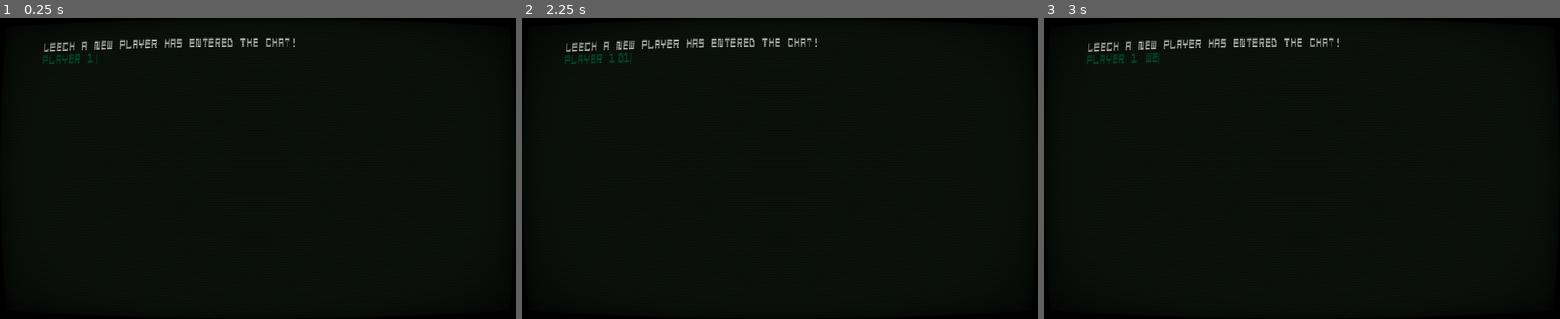
Above: before the commit, frames 1-3 (left to right).
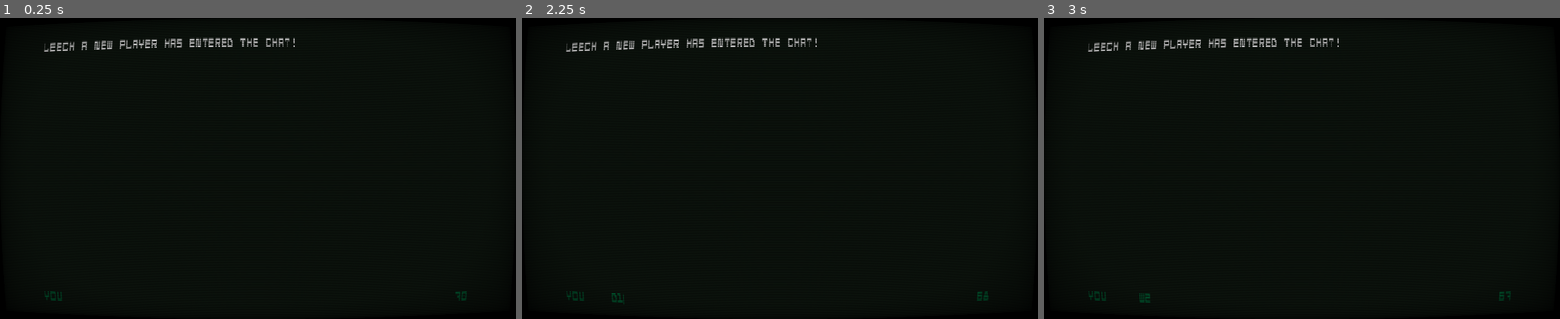
Above: after the commit, the same moments.

Repository: dvbeelen/LEECH
Game: Godot game, scene res://leechat/LEECHat.tscn
Two runs of this game, one before a commit and one after it. Both use one fixed random seed, a clock stepped at 60 frames per second and the inputs below. This scene is started directly instead of the project's main scene.
Inputs (mouse positions are in pixels of both pictures, inside the frame that each line leads up to):
- Up to frame 1 (0.25 s): no input
- Up to frame 2 (2.25 s): tap Enter (enter) at 0.5, 0.6, 1.35, 2 s; move the mouse to (893, 153) at 0.52 s; hold D (move_right) 0.53-1.28 s; tap Space at 1.25 s; move the mouse to (676, 183) at 1.27 s; hold S (move_backward) 1.28-2.03 s; move the mouse to (831, 102) at 2.02 s; hold D (move_right) from 2.03 s (still down); tap 1 (frame_1) at 2.1 s
- Up to frame 3 (3 s): tap Enter (enter) at 2.3 s; tap Space at 2.75 s; move the mouse to (1276, 228) at 2.77 s; release D (move_right) at 2.78 s; hold W (move_forward) from 2.78 s (still down); tap 2 (frame_2) at 2.85 s

The runs differ from the first frame. In frame 1, 0.2% of the frame differs, in the area x 8-91%, y 7-95%; in frame 2, 0.2%; in frame 3, 0.2%.

Commit message:
added maximum characters for chat

Diff:
--- a/Global.gd
+++ b/Global.gd
@@ -11,6 +11,7 @@
 var playerName = "Player 1"
 var playerColor = ''
 var roomName = "1"
+var maxCharactersForChat = 70
 
 var root
 var scene
--- a/leechat/LEECHat.gd
+++ b/leechat/LEECHat.gd
@@ -5,10 +5,14 @@
 var client = WebSocketClient.new()
 onready var chatLog = $boxContainer/chatLog
 onready var writeLine = $boxContainer/HBoxContainer/writeLine
-onready var nameLabel = $boxContainer/HBoxContainer/Label
+onready var nameLabel = $boxContainer/HBoxContainer/playerName
+onready var characterCount = $boxContainer/HBoxContainer/characterCount
+var enteredTextSize = 0
 
 func _ready():
-	nameLabel.text = "[" + Global.playerName + "]"
+	chatLog.get_child(0).rect_scale.x = 0
+	characterCount.text = String(Global.maxCharactersForChat)
+	writeLine.max_length = Global.maxCharactersForChat
 	writeLine.grab_focus()
 	client.connect("connection_closed", self, "closeConn")
 	client.connect("connection_error", self, "errConn")
@@ -48,6 +52,7 @@
 
 func send(payload):
 	client.get_peer(1).put_packet(JSON.print(payload).to_utf8())
+	characterCount.text = String(Global.maxCharactersForChat)
 
 func chatLogPrint(username, text):
 	var textcolor = Global.playerColor
@@ -59,3 +64,9 @@
 		chatLog.bbcode_text += '[' + username + ']: '
 	chatLog.bbcode_text += text
 	chatLog.bbcode_text += '[/color]'
+
+
+func _on_writeLine_text_changed(new_text):
+	var charLeft = int(characterCount.text)
+	charLeft -= 1
+	characterCount.text = String(charLeft)
--- a/leechat/LEECHat.tscn
+++ b/leechat/LEECHat.tscn
@@ -6,6 +6,21 @@
 
 [sub_resource type="StyleBoxFlat" id=1]
 bg_color = Color( 0.0627451, 0.0980392, 0.0666667, 1 )
+
+[sub_resource type="StyleBoxFlat" id=8]
+bg_color = Color( 0.00392157, 0.427451, 0.231373, 1 )
+
+[sub_resource type="Theme" id=9]
+VScrollBar/icons/decrement = null
+VScrollBar/icons/decrement_highlight = null
+VScrollBar/icons/increment = null
+VScrollBar/icons/increment_highlight = null
+VScrollBar/styles/ = SubResource( 8 )
+VScrollBar/styles/grabber = null
+VScrollBar/styles/grabber_highlight = null
+VScrollBar/styles/grabber_pressed = null
+VScrollBar/styles/scroll = null
+VScrollBar/styles/scroll_focus = null
 
 [sub_resource type="DynamicFont" id=2]
 font_data = ExtResource( 2 )
@@ -18,6 +33,9 @@
 [sub_resource type="StyleBoxEmpty" id=5]
 
 [sub_resource type="DynamicFont" id=6]
+font_data = ExtResource( 2 )
+
+[sub_resource type="DynamicFont" id=7]
 font_data = ExtResource( 2 )
 
 [node name="LEECHat" type="Control"]
@@ -37,34 +55,42 @@
 margin_right = 944.0
 margin_bottom = 600.0
 rect_min_size = Vector2( 864, 560 )
+custom_constants/separation = 16
 __meta__ = {
 "_edit_use_anchors_": false
 }
 
 [node name="chatLog" type="RichTextLabel" parent="boxContainer"]
 margin_right = 864.0
-margin_bottom = 23.0
+margin_bottom = 500.0
+rect_min_size = Vector2( 864, 500 )
+theme = SubResource( 9 )
 custom_fonts/normal_font = SubResource( 2 )
 bbcode_enabled = true
 bbcode_text = "\"LEECH\" \"A new player has entered the chat!\""
 text = "\"LEECH\" \"A new player has entered the chat!\""
-fit_content_height = true
 scroll_following = true
 
 [node name="HBoxContainer" type="HBoxContainer" parent="boxContainer"]
-margin_top = 27.0
+margin_top = 516.0
 margin_right = 864.0
-margin_bottom = 49.0
+margin_bottom = 538.0
+custom_constants/separation = 16
 
-[node name="Label" type="Label" parent="boxContainer/HBoxContainer"]
+[node name="playerName" type="Label" parent="boxContainer/HBoxContainer"]
+margin_right = 75.0
 margin_bottom = 22.0
+rect_min_size = Vector2( 75, 0 )
 custom_fonts/font = SubResource( 3 )
 custom_colors/font_color = Color( 0.00392157, 0.427451, 0.231373, 1 )
+text = "you"
+clip_text = true
 
 [node name="writeLine" type="LineEdit" parent="boxContainer/HBoxContainer"]
-margin_left = 4.0
-margin_right = 172.0
+margin_left = 91.0
+margin_right = 816.0
 margin_bottom = 22.0
+rect_min_size = Vector2( 725, 0 )
 custom_styles/focus = SubResource( 4 )
 custom_styles/normal = SubResource( 5 )
 custom_fonts/font = SubResource( 6 )
@@ -73,12 +99,21 @@
 max_length = 30
 caret_blink = true
 
+[node name="characterCount" type="Label" parent="boxContainer/HBoxContainer"]
+margin_left = 832.0
+margin_right = 832.0
+margin_bottom = 22.0
+custom_fonts/font = SubResource( 7 )
+custom_colors/font_color = Color( 0.00392157, 0.427451, 0.231373, 1 )
+
 [node name="CanvasLayer" type="CanvasLayer" parent="."]
 
 [node name="ColorRect" type="ColorRect" parent="CanvasLayer"]
 material = ExtResource( 3 )
 margin_right = 1024.0
 margin_bottom = 600.0
+mouse_filter = 2
 __meta__ = {
 "_edit_use_anchors_": false
 }
+[connection signal="text_changed" from="boxContainer/HBoxContainer/writeLine" to="." method="_on_writeLine_text_changed"]
--- a/leechat/intro/GameStart.gd
+++ b/leechat/intro/GameStart.gd
@@ -28,25 +28,31 @@
 		writeLine.clear()
 
 func chatLogPrint(username, text):
+#	Setting playername for the first time
 	if !playerNameSet && Global.playerName == 'Player 1':
 		print('setting player name')
 		Global.playerName = text
 		nameLabel = Global.playerName
 		chatLog.text = "LEECH so your name is " + Global.playerName + "? Yes or No?"
 		return
+#	Confirming with player that given name is okay
 	if !playerNameSet && Global.playerName != 'Player 1':
 		print('confirming player name')
+#		Name is okay, moving to colors
 		if text == 'yes':
 			playerNameSet = true
 			chatLog.text = "LEECH: Name set to: " + Global.playerName
 			yield(get_tree().create_timer(2.5), 'timeout')
 			chatLog.text = "LEECH: Next, can you type in your favorite color please..."
 			return
+#		Name is not okay, asking again
 		else:
 			Global.playerName = 'Player 1'
 			chatLog.text = "LEECH: Please type in your name"
 			return
+#	Asking the player for their favorite color, to set the text with
 	if playerNameSet && !playerColorSet:
+#		If given color is known, set the color and start the game
 		if text in availableColors:
 			print('setting player color')
 			chatLog.text = "LEECH: Favorite color set to " + text + " . Please wait..."
@@ -57,6 +63,7 @@
 			chatLog.text = "LEECH: Starting the game... "
 			yield(get_tree().create_timer(2.5), 'timeout')
 			Global.gotoScene("res://leechat/LEECHat.tscn")
+#		If color not in available colors, ask player to pick another one
 		else:
 			print('confirming player color')
 			chatLog.text = "LEECH: Color " + text+ " not found. try another one please "
--- a/leechat/intro/GameStart.tscn
+++ b/leechat/intro/GameStart.tscn
@@ -43,16 +43,16 @@
 
 [node name="chatLog" type="RichTextLabel" parent="boxContainer"]
 margin_right = 864.0
-margin_bottom = 23.0
+margin_bottom = 500.0
+rect_min_size = Vector2( 864, 500 )
 custom_fonts/normal_font = SubResource( 2 )
 bbcode_enabled = true
-fit_content_height = true
 scroll_following = true
 
 [node name="HBoxContainer" type="HBoxContainer" parent="boxContainer"]
-margin_top = 27.0
+margin_top = 504.0
 margin_right = 864.0
-margin_bottom = 49.0
+margin_bottom = 526.0
 
 [node name="Label" type="Label" parent="boxContainer/HBoxContainer"]
 margin_bottom = 22.0
Not shown: 1 places in leechat/LEECHat.tscn that only renumber resources
